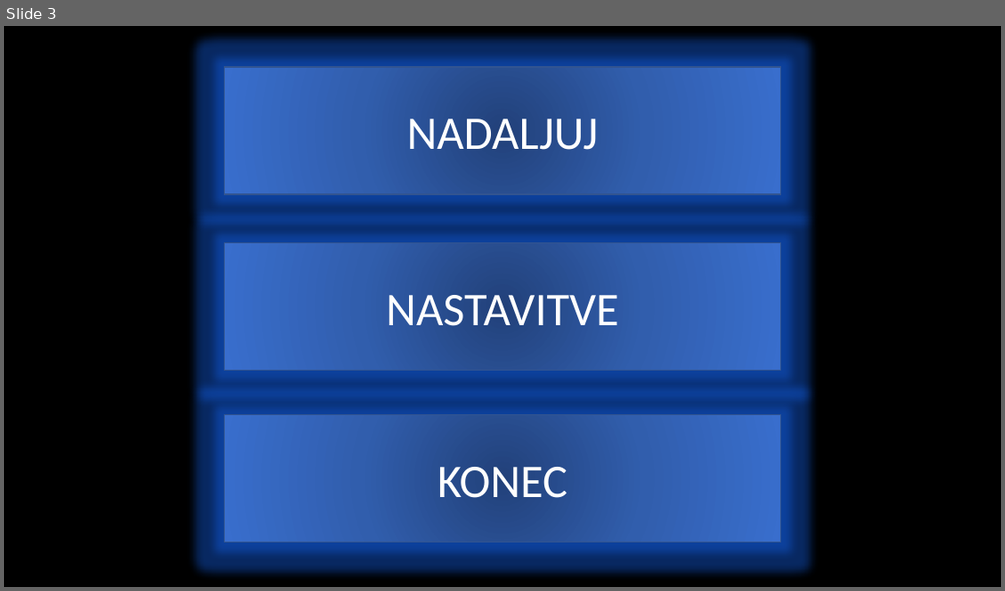
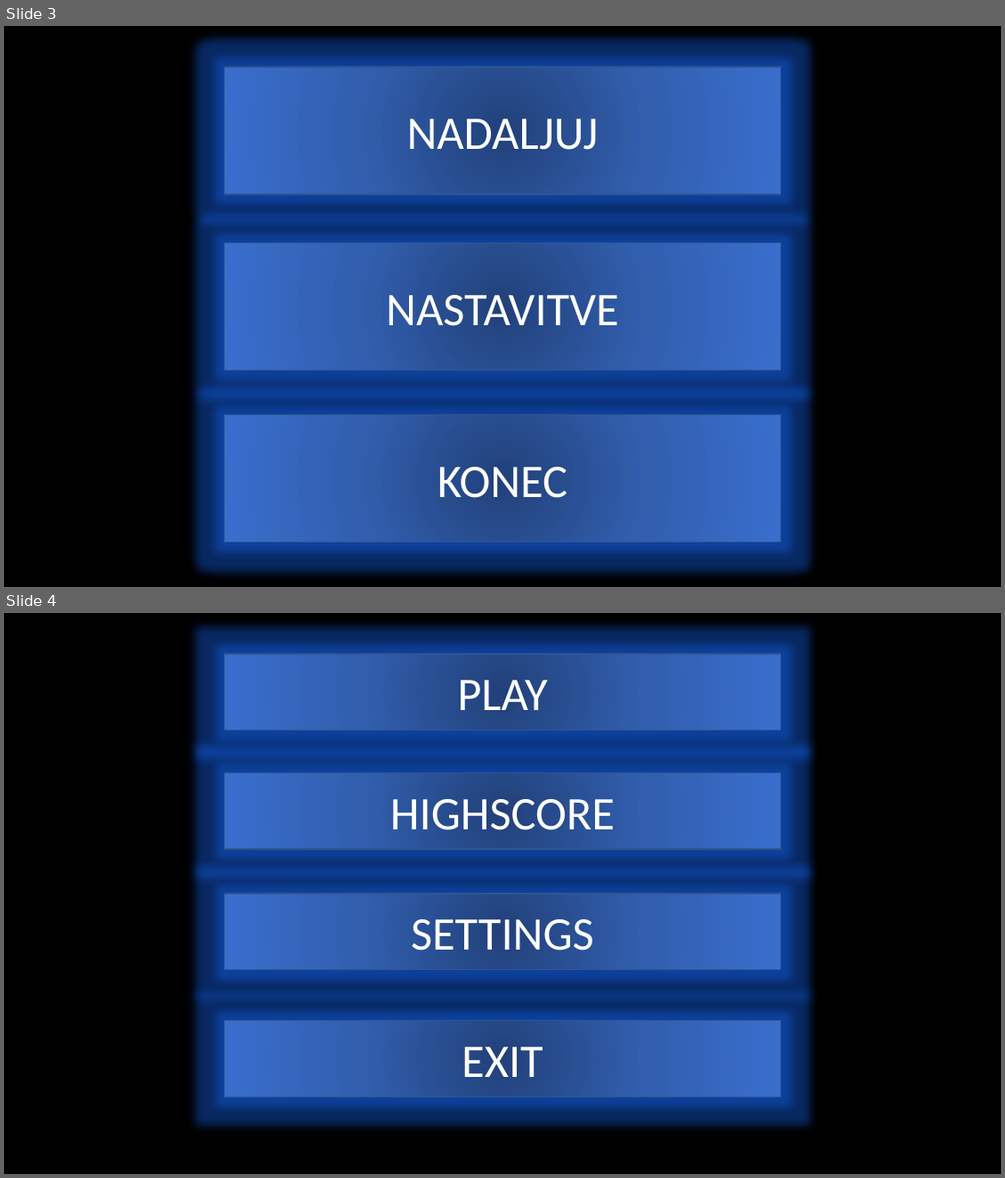
Before and after one commit to khuur/tinr, a slide deck: Predstavitev1.pptx. Shown one above the other, each under a label of ours: slide 3 before the commit, slides 3 and 4 after it. The pictures are 1005x591 and 1005x1178 pixels, drawn with LibreOffice and Linux fonts; fonts in the diff are those of the drawing. Boxes give left, top, right and bottom in pixels: in the first picture for what was removed or moved away, otherwise in the second. Text is boxed around its words. In the diff, an @@ line names an element or a change of style, - is before the commit and + after.

```diff
--- a/Predstavitev1.pptx
+++ b/Predstavitev1.pptx
@@ slide 4 added at box(4, 613, 1001, 1174), background #FFFFFF @@
@@ rectangle added at box(4, 613, 1001, 1174), fill #000000, outline #000000 1 pt @@
@@ rectangle added at box(225, 654, 781, 730), fill gradient #23427A to #315EAD to #3A6FCE, outline #325491 1 pt, 45 pt, text #FFFFFF @@
+PLAY
@@ rectangle added at box(225, 773, 781, 850), fill gradient #23427A to #315EAD to #3A6FCE, outline #325491 1 pt, 45 pt, text #FFFFFF @@
+HIGHSCORE
@@ rectangle added at box(225, 893, 781, 970), fill gradient #23427A to #315EAD to #3A6FCE, outline #325491 1 pt, 45 pt, text #FFFFFF @@
+SETTINGS
@@ rectangle added at box(225, 1021, 781, 1097), fill gradient #23427A to #315EAD to #3A6FCE, outline #325491 1 pt, 45 pt, text #FFFFFF @@
+EXIT
```
Also in this commit, not shown: 1 other slide added, 9 other files.
